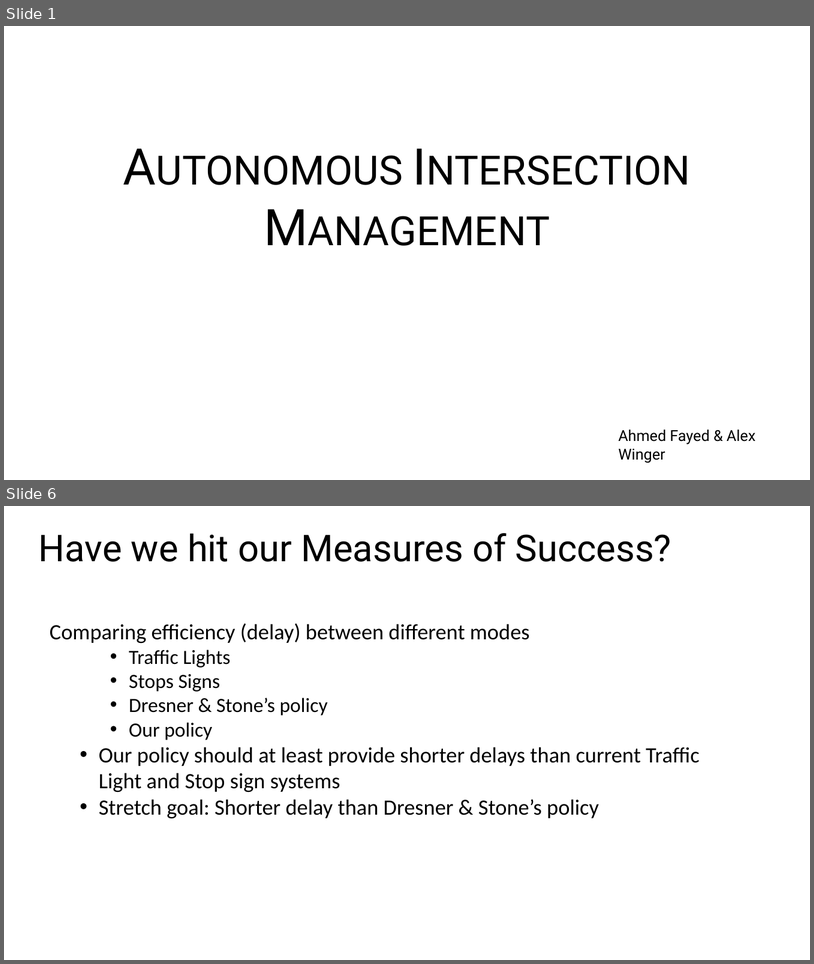
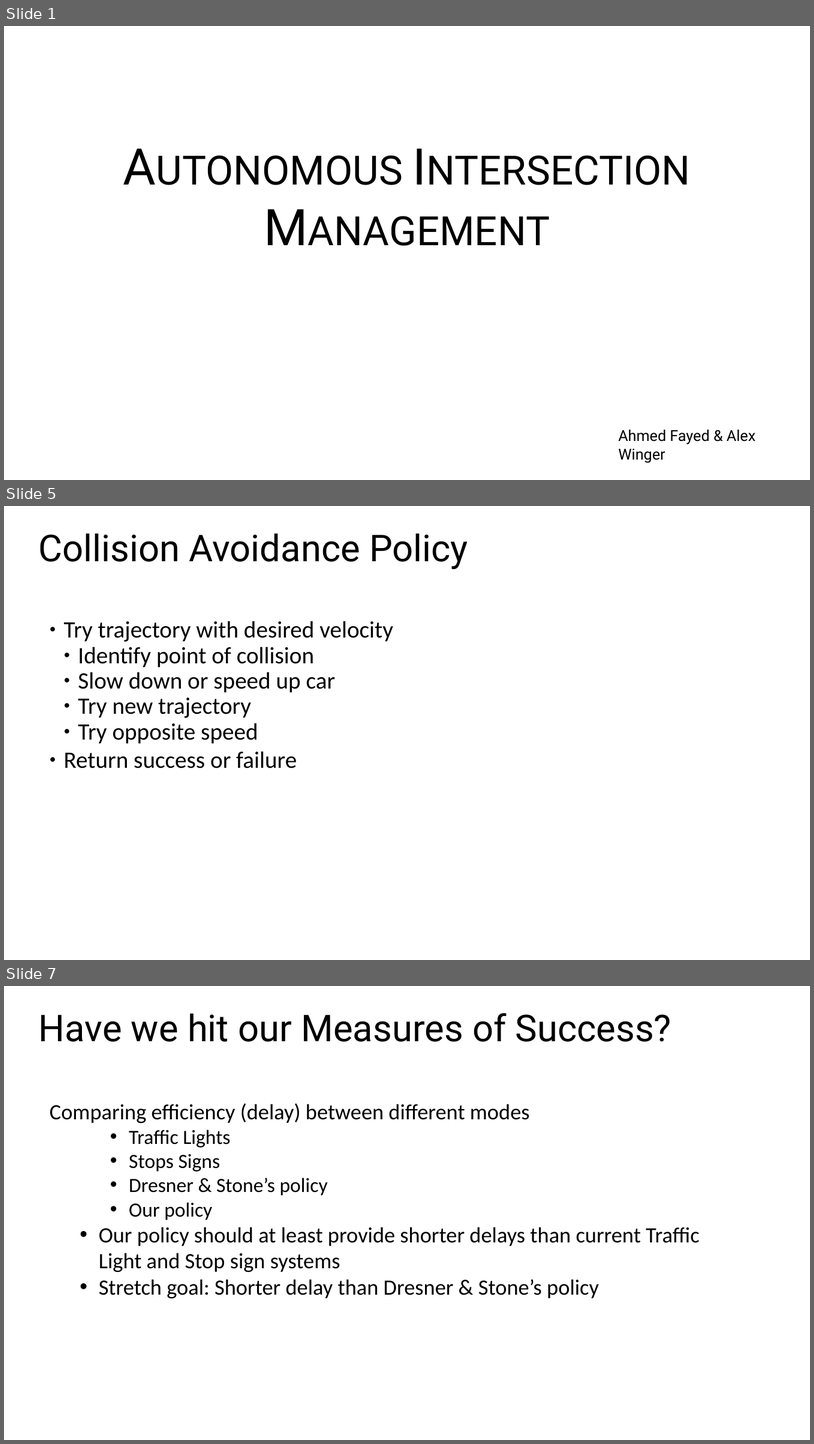
Before and after one commit to adfayed/aim_ros, a slide deck: Final Project Presentation.pptx. Shown one above the other, each under a label of ours: slides 1 and 6 before the commit, slides 1, 5 and 7 after it; the slides between them are not shown. The pictures are 814x964 and 814x1444 pixels, drawn with LibreOffice and Linux fonts; fonts in the diff are those of the drawing. Boxes give left, top, right and bottom in pixels: in the first picture for what was removed or moved away, otherwise in the second. Text is boxed around its words. In the diff, an @@ line names an element or a change of style, - is before the commit and + after.

```diff
--- a/Final Project Presentation.pptx
+++ b/Final Project Presentation.pptx
@@ slide 5 added at <box>4,506,810,960</box>, background #FFFFFF @@
@@ text added at <box>39,533,468,569</box>, 44 pt, text #000000 @@
+Collision Avoidance Policy
@@ text added at <box>64,621,393,768</box>, 28 pt, text #000000 @@
+● Try trajectory with desired velocity
+  ● Identify point of collision
+  ● Slow down or speed up car
+  ● Try new trajectory
+  ● Try opposite speed
+● Return success or failure
@@ what was slide 6 is now slide 7 @@
```
Also in this commit, not shown: 3 slides changed, 5 other slides added, 2 slides removed.
